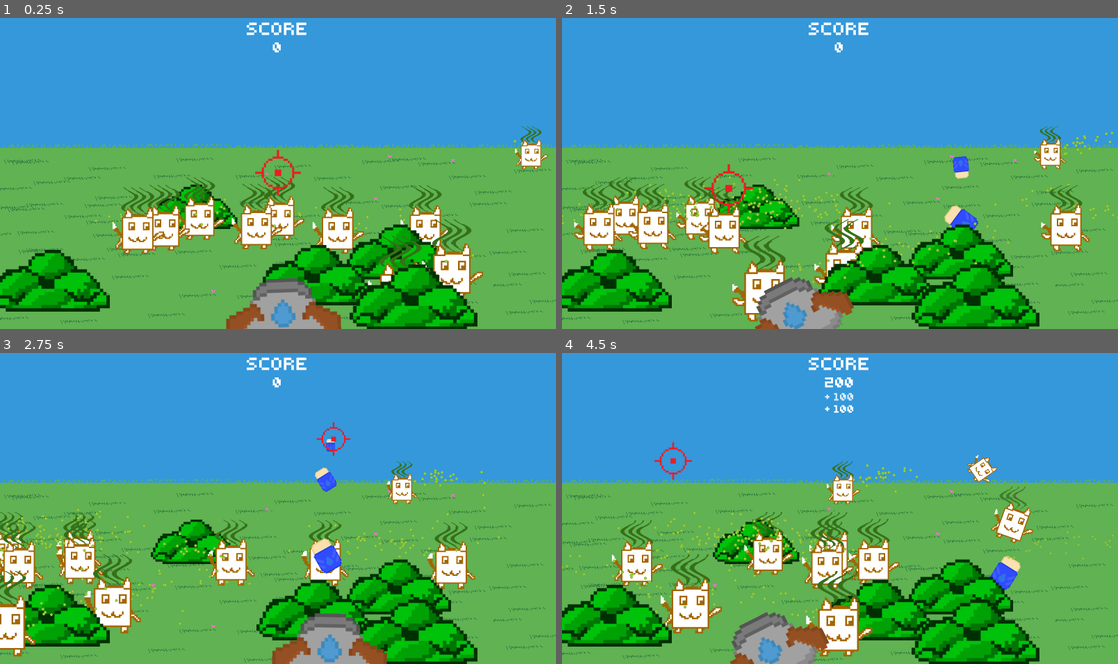
Above: before the commit, frames 1-4 (two rows, left to right).
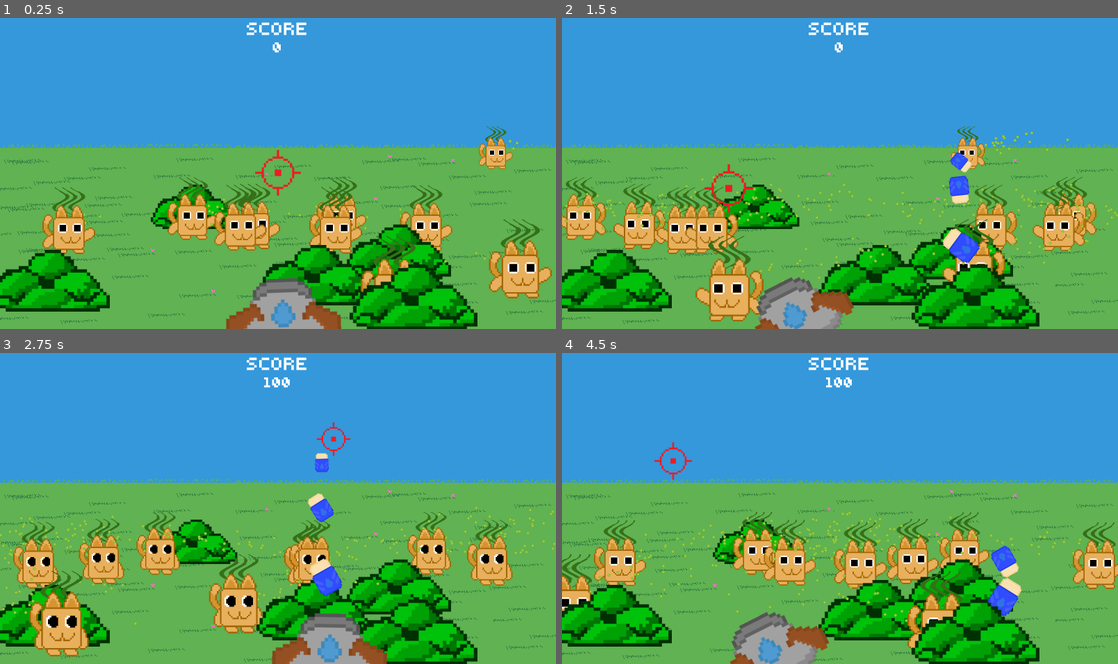
Above: after the commit, the same moments.

Repository: asterbot/uwgdc-game-jam-2025
Game: Godot game, scene res://scenes/main/main.tscn
The game is run twice, just before and just after one commit, with the same random seed, the same clock (stepped at 60 frames per second) and the same inputs. This scene is started directly instead of the project's main scene.
Inputs (mouse positions are in pixels of both pictures, inside the frame that each line leads up to):
- Up to frame 1 (0.25 s): no input
- Up to frame 2 (1.5 s): move the mouse to (962, 157) at 0.52 s; press the mouse at (962, 157) at 0.53 s; move the mouse to (728, 189) at 1.27 s; release the mouse at (728, 189) at 1.28 s; click (728, 189) at 1.35 s
- Up to frame 3 (2.75 s): move the mouse to (333, 440) at 2.02 s; press the mouse at (333, 440) at 2.03 s
- Up to frame 4 (4.5 s): move the mouse to (812, 570) at 2.77 s; release the mouse at (812, 570) at 2.78 s; click (812, 570) at 2.85 s; move the mouse to (1006, 555) at 3.52 s; press the mouse at (1006, 555) at 3.53 s; move the mouse to (673, 461) at 4.27 s; release the mouse at (673, 461) at 4.28 s; click (673, 461) at 4.35 s

The runs differ from the first frame. In frame 1, 12% of the frame differs, in the area x 7-100%, y 34-91%; in frame 2, 15%; in frame 3, 17%, in the area x 0-100%, y 7-98%; in frame 4, 16%.

Commit message:
palette SWAP

Diff:
--- a/scenes/cat_enemies/cat.gd
+++ b/scenes/cat_enemies/cat.gd
@@ -11,25 +11,27 @@
 
 @onready var stink_line_material = $StinkLines.material
 var stink_final_alpha: float = 1.0
+@onready var cat_colour_material = $CatSprite.material
 
 var color_options = {
-	"default": Color(1,1,1),
-	"red": Color(1,0,1),
-	"green": Color(0,1,1),
-	"devil": Color(1, 0.5, 1)
+	"orange": load("res://assets/cat_enemy/palette_1.png")
 }
+
 
 func _ready() -> void:
 	$Area2D.collision_layer = Globals.CAT_LAYER
 	$Area2D.collision_mask = Globals.NO_LAYER
 
-	random_modulate()
+	var colors_map_size = color_options.size()
+	var random_key = color_options.keys()[randi() % colors_map_size]
+	cat_colour_material.set_shader_parameter("palette", color_options[random_key])
+
+
 	viewport_size = get_viewport().get_visible_rect().size
 	depth = position.y/viewport_size.y
 	raw_velocity.x = randf_range(400, 600) * [-1, 1].pick_random()
 
 	stink_line_material.set_shader_parameter("final_alpha", stink_final_alpha)
-
 
 
 func _process(_delta: float) -> void:
@@ -55,11 +57,6 @@
 	elif (position.x > get_viewport().get_visible_rect().size.x - 10):
 		raw_velocity.x = -abs(raw_velocity.x)
 
-func random_modulate():
-	var colors_size = color_options.size()
-	var random_key  = color_options.keys()[randi() % colors_size]
-	$CatSprite.modulate = color_options[random_key]
-
 func destroy() -> void:
 	dying = true
 	$Area2D/CollisionShape2D.disabled = true
--- a/scenes/cat_enemies/cat.tscn
+++ b/scenes/cat_enemies/cat.tscn
@@ -6,7 +6,6 @@
 [ext_resource type="Shader" path="res://scenes/cat_enemies/stink_line.gdshader" id="3_4y1rc"]
 [ext_resource type="Texture2D" uid="uid://dinp4xqfgaqyo" path="res://assets/stink_particle.png" id="3_o77p8"]
 [ext_resource type="Shader" path="res://scenes/cat_enemies/cat_palette_swap.gdshader" id="5_pvboc"]
-[ext_resource type="Texture2D" uid="uid://dmv57o5tbwdhq" path="res://assets/cat_enemy/palette_test.png" id="6_7no6h"]
 
 [sub_resource type="ParticleProcessMaterial" id="ParticleProcessMaterial_jwgrq"]
 particle_flag_disable_z = true
@@ -30,7 +29,6 @@
 [sub_resource type="ShaderMaterial" id="ShaderMaterial_54ql3"]
 shader = ExtResource("5_pvboc")
 shader_parameter/numColours = 4.0
-shader_parameter/palette = ExtResource("6_7no6h")
 
 [sub_resource type="RectangleShape2D" id="RectangleShape2D_1a1mo"]
 size = Vector2(112, 118.5)
@@ -93,7 +91,7 @@
 
 [node name="CatSprite" type="Sprite2D" parent="."]
 material = SubResource("ShaderMaterial_54ql3")
-position = Vector2(0, -85)
+position = Vector2(0, -95)
 texture = ExtResource("2_i7bu5")
 hframes = 3
 
--- a/scenes/intro/intro.gd
+++ b/scenes/intro/intro.gd
@@ -29,7 +29,7 @@
 	},
 	5: {
 		"image": preload("res://assets/cutscenes/cutscene_5.png"),
-		"text": "Go get them with your deodorant cannon! The city depends on it!",
+		"text": "Get as many as you can with your deodorant cannon! The city depends on it!",
 		"timer": 4.5
 	},
 }
--- a/scenes/projectile/projectile.gd
+++ b/scenes/projectile/projectile.gd
@@ -39,7 +39,7 @@
 	$Area2D.collision_layer = Globals.PROJECTILE_LAYER
 	$Area2D.collision_mask = Globals.CAT_LAYER + Globals.OBSTACLE_LAYER
 
-	time = 1 - target_depth
+	time = 0.2 + (1 - target_depth)
 
 	var viewport_size: Vector2 = get_viewport().get_visible_rect().size
 	position = Vector2(start_pos.x, viewport_size.y) # we shoot the projectile from here
@@ -124,8 +124,8 @@
 	tween.tween_property(self, "scale", Vector2.ZERO, (total_uptime_scale-1)*time)
 	tween.tween_property(self, "modulate:a", 0.0, (total_uptime_scale-1)*time)
 	await tween.finished
+	print("PROJ DESTROYED")
 	queue_free()
-	print("PROJ DESTROYED")
 
 func destroy() -> void:
 	queue_free()
Binary file changed: assets/cat_enemy/cat_dance.png
Binary file removed: assets/cat_enemy/mask_test.png
Binary file added: assets/cat_enemy/palette_1.png
Binary file removed: assets/cat_enemy/palette_test.png
Not shown: 1 places in scenes/cat_enemies/cat.tscn that only renumber resources
Not shown, changed: .DS_Store
Not shown, changed: assets/.DS_Store
Not shown, changed: assets/cat_enemy/.DS_Store
